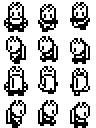
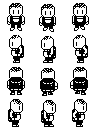
Two versions of the same layered image (96px x 128px). Layer-by-layer changes:
painted on "Layer" over <box>4,2,90,128</box>
